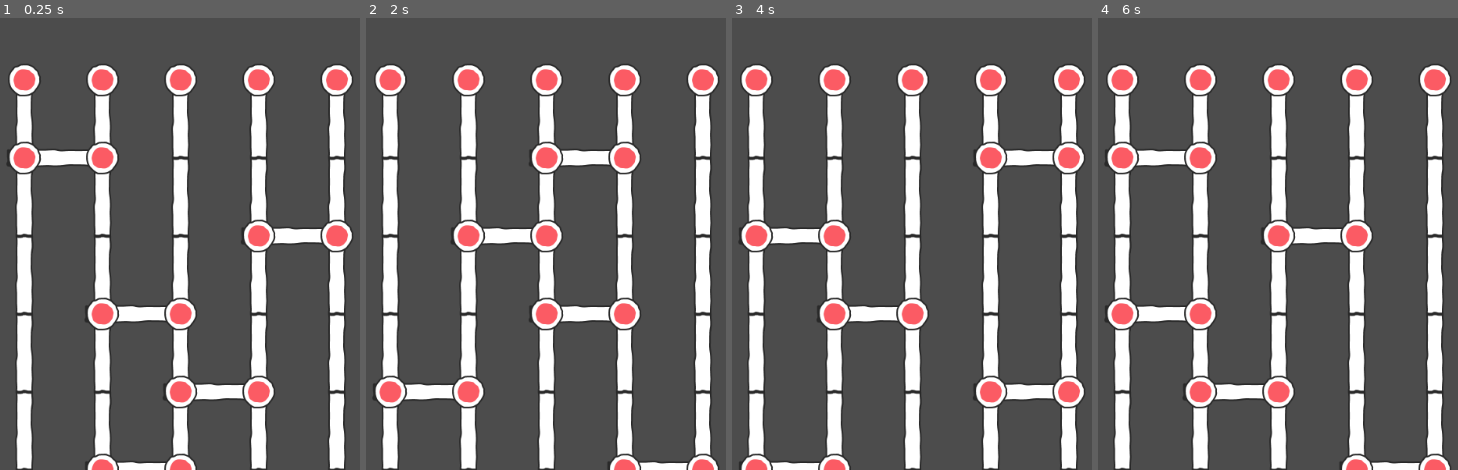
Above: before the commit, frames 1-4 (left to right).
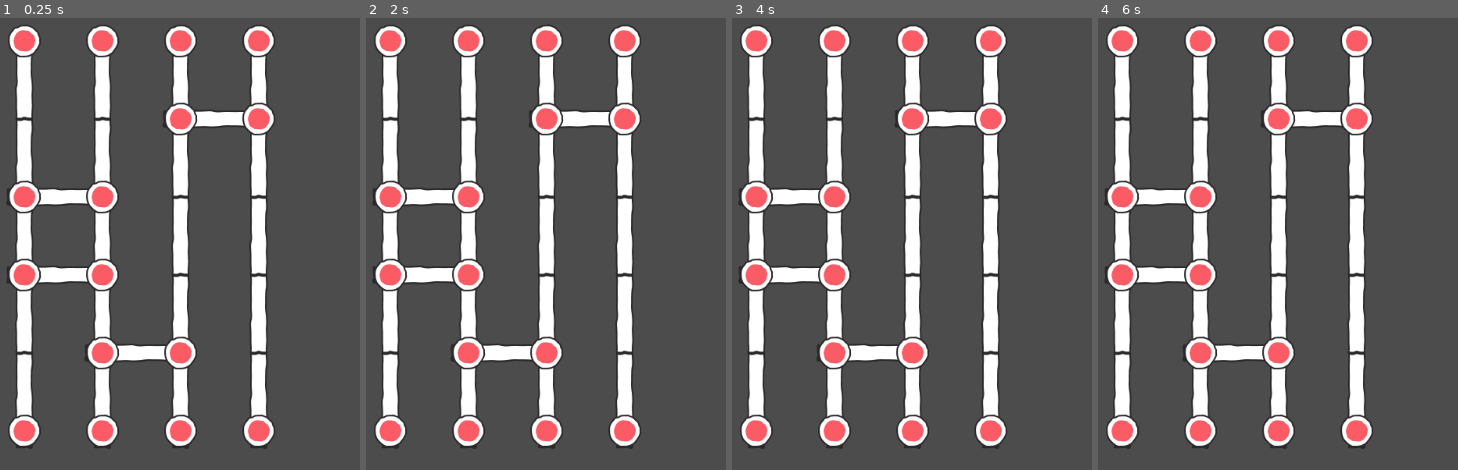
Above: after the commit, the same moments.

Repository: JoelCoyos/IngenieriaVideojuegos
Game: Godot game, scene res://Game.tscn
Same seed, same stepped clock (60 frames per second), same inputs: the game is played once before the commit and once after it.
Inputs (mouse positions are in pixels of both pictures, inside the frame that each line leads up to):
- Up to frame 1 (0.25 s): no input
- Up to frame 2 (2 s): tap Enter at 0.5 s; move the mouse to (outside the picture) at 0.52 s; click (outside the picture) at 0.6 s; tap Space at 1.25 s; move the mouse to (394, 257) at 1.27 s; click (394, 257) at 1.35 s
- Up to frame 3 (4 s): move the mouse to (1002, 131) at 2.02 s; click (1002, 131) at 2.1 s; tap Enter at 2.75 s; move the mouse to (883, 329) at 2.77 s; click (883, 329) at 2.85 s; tap Space at 3.5 s; move the mouse to (outside the picture) at 3.52 s; click (outside the picture) at 3.6 s
- Up to frame 4 (6 s): tap Enter at 4.25 s; move the mouse to (outside the picture) at 4.27 s; click (outside the picture) at 4.35 s; tap Space at 5 s; move the mouse to (1328, 234) at 5.02 s; click (1328, 234) at 5.1 s; move the mouse to (1166, 117) at 5.77 s; click (1166, 117) at 5.85 s

The runs differ from the first frame. In frame 1, 24% of the frame differs, in the area x 1-99%, y 1-100%; in frame 2, 24%; in frame 3, 24%; in frame 4, 24%.

Commit message:
iterator listo

Diff:
--- a/Minigames/Iterator/GraphNode.gd
+++ b/Minigames/Iterator/GraphNode.gd
@@ -1,4 +1,5 @@
-extends Node2D
+extends Area2D
+signal selectStartingNode(x)
 
 var connection
 var edge
@@ -8,3 +9,8 @@
 func _ready():
 	connection=null
 	pass
+
+func _input_event(viewport, event, shape_idx):
+	if(Input.is_action_just_pressed("game_select") and y == 0):
+		emit_signal("selectStartingNode",x)
+	pass
--- a/Minigames/Iterator/GraphNode.tscn
+++ b/Minigames/Iterator/GraphNode.tscn
@@ -1,12 +1,19 @@
-[gd_scene load_steps=3 format=2]
+[gd_scene load_steps=4 format=2]
 
 [ext_resource path="res://Minigames/Iterator/red_point.png" type="Texture" id=1]
 [ext_resource path="res://Minigames/Iterator/GraphNode.gd" type="Script" id=2]
 
-[node name="Node" type="Node2D"]
+[sub_resource type="RectangleShape2D" id=1]
+extents = Vector2( 43, 42 )
+
+[node name="Node" type="Area2D"]
 scale = Vector2( 0.5, 0.5 )
 script = ExtResource( 2 )
 
 [node name="Sprite" type="Sprite" parent="."]
 z_index = 1
 texture = ExtResource( 1 )
+
+[node name="CollisionShape2D" type="CollisionShape2D" parent="."]
+position = Vector2( 1, 0 )
+shape = SubResource( 1 )
--- a/Minigames/Iterator/Iterator.gd
+++ b/Minigames/Iterator/Iterator.gd
@@ -10,6 +10,8 @@
 var nodeScene
 var edgeScene
 var rng
+var objectiveNode
+var hasSelected
 
 func _init():
 	pass
@@ -24,23 +26,26 @@
 	edgeScene = load("res://Minigames//Iterator/Edge.tscn")
 	pass
 
+# warning-ignore:unused_argument
 func _process(delta):
 	pass
 
 func StartMinigame():
-	print("Starting minigame")
-	t.set_wait_time(2)
+	t.set_wait_time(10)
 	t.start()
+	graph_width=4
+	graph_height=6
+	hasSelected=false
+	objectiveNode = rng.randi_range(0,graph_width-1)
+	print("El objetivo es el nodo ",objectiveNode+1)
 	AddNodes()
 	AddEdges()
 	yield(t, "timeout")
-	print("Minigame ended")
 	emit_signal("minigame_ended")
 	pass
 
+
 func AddNodes():
-	graph_width=5
-	graph_height=7
 
 	for i in graph_width:
 		graph.append([])
@@ -50,26 +55,52 @@
 		InstanceNode(i,0)
 	for i in range(0,graph_width):
 		InstanceNode(i,graph_height-1)
-	var order =[0,1,2,3,4]
-	#for i in range(0,graph_width):
-	#	order.append(i)
+	var order =[0,1,2,3]
 	order.shuffle()
-	print(order)
 	for i in range(0,graph_width):
 		var nodePos = order[i]
+		var node = InstanceNode(nodePos,i+1)
+		var nodeConnection
 		if(nodePos == 0):
-			var node = InstanceNode(nodePos,i+1)
-			var nodeConnection = InstanceNode(1,i+1)
-			node.connection = nodeConnection
+			nodeConnection = InstanceNode(1,i+1)
 		elif(nodePos == graph_width-1):
-			var node = InstanceNode(nodePos,i+1)
-			var nodeConnection = InstanceNode(graph_width-2,i+1)
-			node.connection = nodeConnection
+			nodeConnection = InstanceNode(graph_width-2,i+1)
 		else:
-			var node = InstanceNode(nodePos,i+1)
 			var aux = 1 -2*rng.randi_range(0,1)
-			var nodeConnection = InstanceNode(nodePos+aux,i+1)
-			node.connection = nodeConnection
+			nodeConnection = InstanceNode(nodePos+aux,i+1)
+		node.connection = nodeConnection
+		nodeConnection.connection = node
+	pass
+
+func SelectedNode(selectedPos):
+	if(hasSelected):
+		return
+	var y = 0
+	var x = selectedPos
+	var endNode
+	var ended = false
+	while(ended==false):
+		var startingGraph = graph[x][y]
+		y=y+1
+		while(graph[x][y]==null):
+			graph
+			y = y+1
+		var node = graph[x][y]
+		for edge in edgeDic[[Vector2(startingGraph.x,startingGraph.y),Vector2(node.x,node.y)]]:
+			edge.get_node("Sprite").self_modulate  = Color(0, 0, 1)
+		if(y==graph_height-1):
+			endNode=x
+			ended = true
+		elif(node.connection!=null):
+			x = node.connection.x
+			y = node.connection.y
+			for edge in edgeDic[[Vector2(node.x,node.y),Vector2(node.connection.x,node.connection.y)]]:
+				edge.get_node("Sprite").self_modulate  = Color(0, 0, 1)
+	if(endNode == objectiveNode):
+		print("Ganaste!")
+	else:
+		print("Perdiste :(")
+	hasSelected=true
 	pass
 
 func AddEdges():
@@ -91,11 +122,12 @@
 
 func InstanceNode(x,y):
 	var node = nodeScene.instance()
-	node.position = Vector2(300+x*100,100+y*100)
+	node.position = Vector2(300+x*100,50+y*100)
 	add_child(node)
 	node.x = x
 	node.y = y
 	graph[x][y]=node
+	node.connect("selectStartingNode",self,"SelectedNode")
 	return node
 	pass
 
@@ -105,13 +137,13 @@
 		add_child(edge)
 		var x = pos1.x
 		var y = pos1.y
-		edge.position = Vector2(300+x*100,100+y*100) + Vector2(0,50)
+		edge.position = Vector2(300+x*100,50+y*100) + Vector2(0,50)
 		edgeDic[[pos1,pos2]]=[edge]
 		y=y+1
 		while(y < pos2.y):
 			edge = edgeScene.instance()
 			add_child(edge)
-			edge.position = Vector2(300+x*100,100+y*100) + Vector2(0,50)
+			edge.position = Vector2(300+x*100,50+y*100) + Vector2(0,50)
 			edgeDic[[pos1,pos2]].append(edge)
 			y=y+1
 	else: # Horizontal edge
@@ -123,4 +155,6 @@
 			edge.position = graph[pos1.x][pos1.y].position + Vector2(-50,0)
 		edge.rotation_degrees = 90
 		edgeDic[[pos1,pos2]]=[edge]
+		edgeDic[[pos2,pos1]]=[edge] #Esto es medio feo pero ya fue.
+		#Forma posible de arreglarlo, poner un set en el valor del diccionary??
 	pass
--- a/project.godot
+++ b/project.godot
@@ -28,6 +28,14 @@
 
 common/drop_mouse_on_gui_input_disabled=true
 
+[input]
+
+game_select={
+"deadzone": 0.5,
+"events": [ Object(InputEventMouseButton,"resource_local_to_scene":false,"resource_name":"","device":0,"alt":false,"shift":false,"control":false,"meta":false,"command":false,"button_mask":0,"position":Vector2( 0, 0 ),"global_position":Vector2( 0, 0 ),"factor":1.0,"button_index":1,"pressed":false,"doubleclick":false,"script":null)
+ ]
+}
+
 [physics]
 
 common/enable_pause_aware_picking=true
